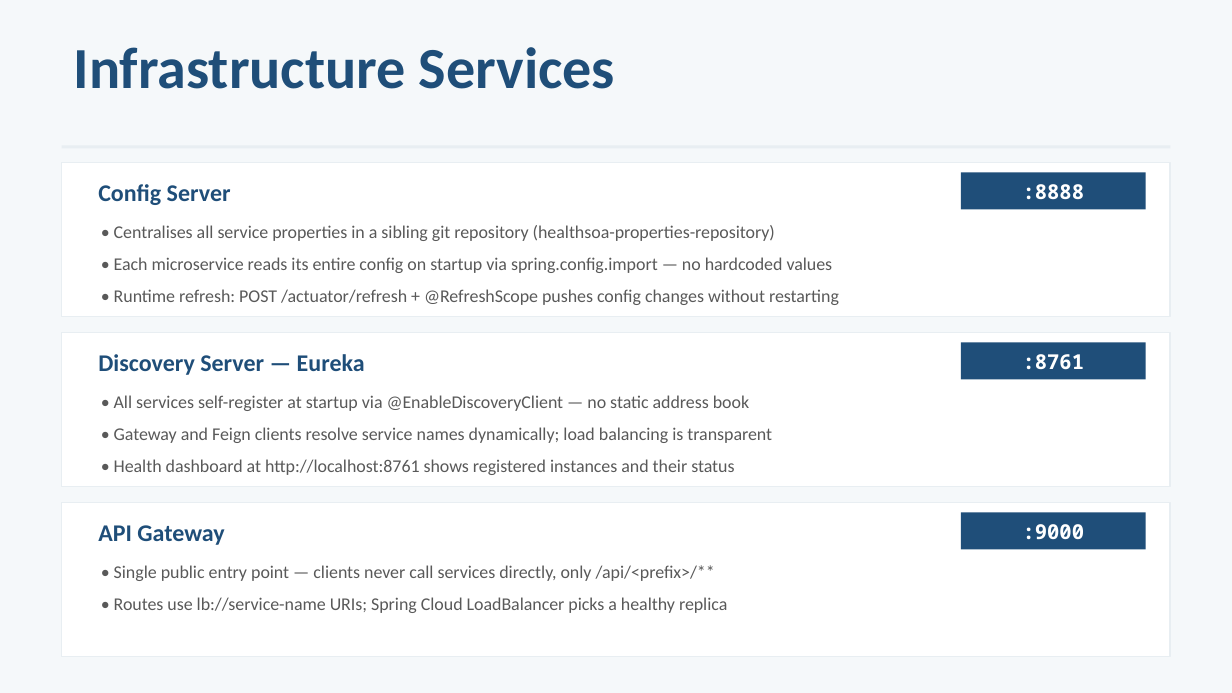
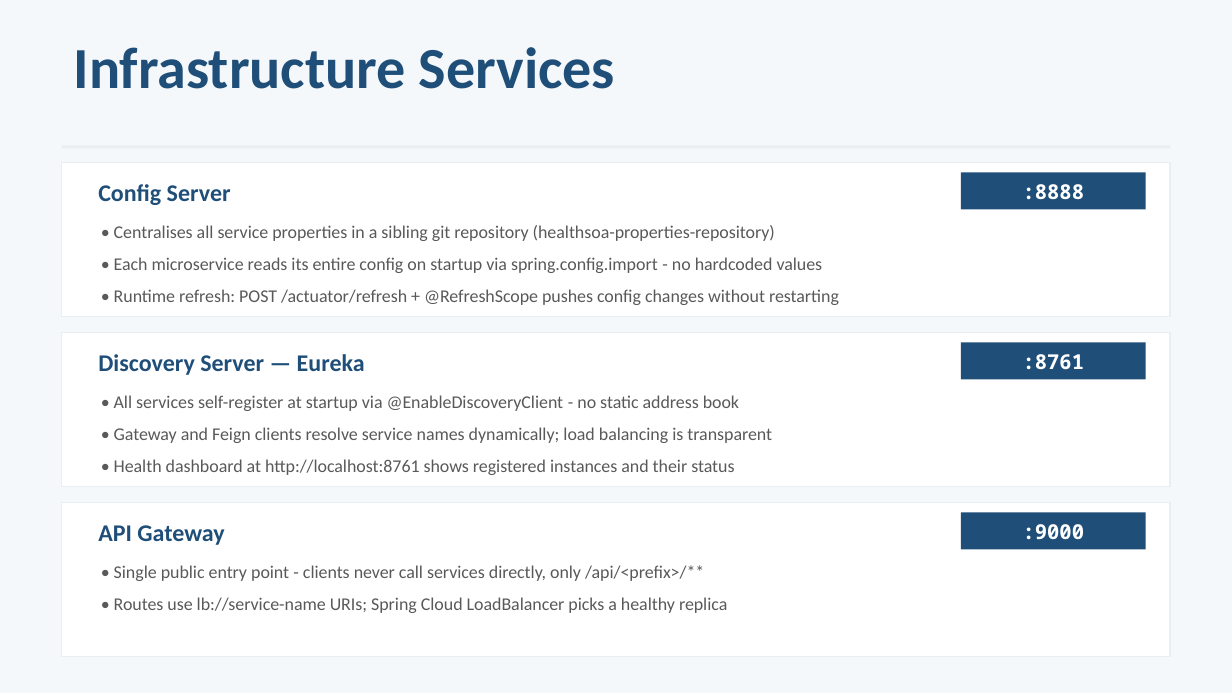
Before and after one commit to ediscota/Healthsoa, a slide deck: slide 5 of docs/HealthSOA_Presentation.pptx. Drawn at 1232x693 pixels with LibreOffice and Linux fonts; fonts in the diff are those of the drawing. Boxes give left, top, right and bottom in pixels: in the first picture for what was removed or moved away, otherwise in the second. Text is boxed around its words. In the diff, an @@ line names an element or a change of style, - is before the commit and + after.

```diff
--- a/docs/HealthSOA_Presentation.pptx
+++ b/docs/HealthSOA_Presentation.pptx
@@ text at <box>114,257,823,273</box>: text changed @@
-• Each microservice reads its entire config on startup via spring.config.import — no hardcoded values
+• Each microservice reads its entire config on startup via spring.config.import - no hardcoded values
@@ text at <box>114,395,739,411</box>: text changed @@
-• All services self-register at startup via @EnableDiscoveryClient — no static address book
+• All services self-register at startup via @EnableDiscoveryClient - no static address book
@@ text at <box>114,565,704,581</box>: text changed @@
-• Single public entry point — clients never call services directly, only /api/<prefix>/**
+• Single public entry point - clients never call services directly, only /api/<prefix>/**
```
Also in this commit, not shown: 14 other slides changed, 8 other files.
